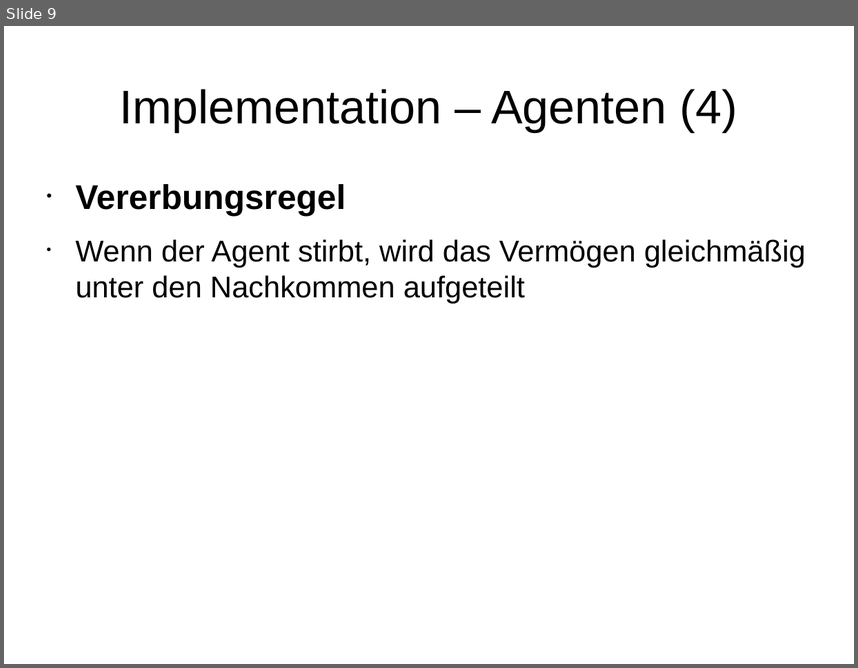
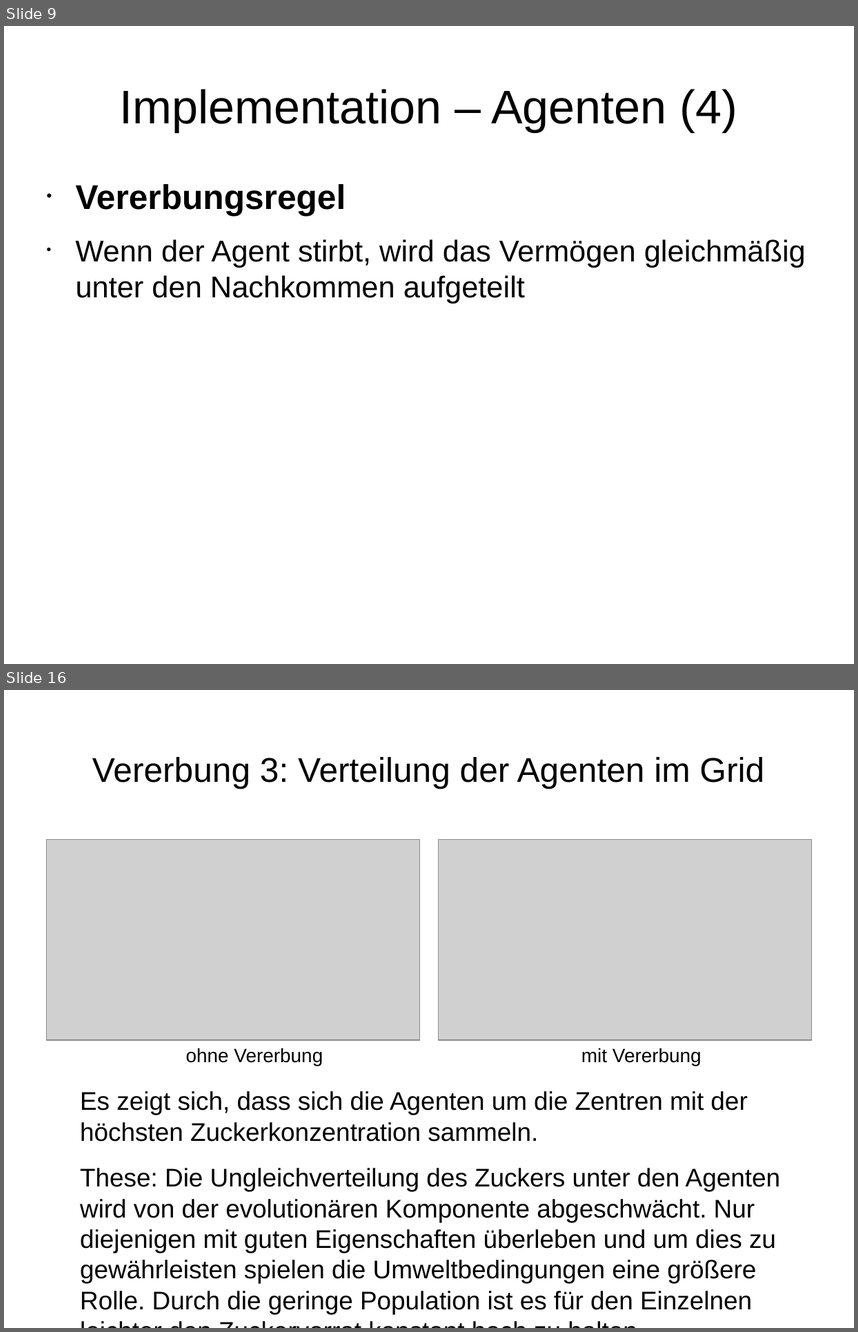
Before and after one commit to wsmirnow/Sugarscape, a slide deck: Presentation/Presentation.odp. Shown one above the other, each under a label of ours: slide 9 before the commit, slides 9 and 16 after it; the slides between them are not shown. The pictures are 858x668 and 858x1332 pixels, drawn with LibreOffice and Linux fonts; fonts in the diff are those of the drawing; grey boxes stand for pictures. Boxes give left, top, right and bottom in pixels: in the first picture for what was removed or moved away, otherwise in the second. Text is boxed around its words. In the diff, an @@ line names an element or a change of style, - is before the commit and + after.

```diff
--- a/Presentation/Presentation.odp
+++ b/Presentation/Presentation.odp
@@ slide 16 added at (4,690,854,1328), background #FFFFFF @@
@@ title added at (92,757,764,789), 32 pt, text #000000 @@
+Vererbung 3: Verteilung der Agenten im Grid
@@ picture added at (46,839,420,1039) @@
@@ picture added at (438,839,812,1039) @@
@@ text added at (186,1047,323,1065), 18 pt, text #000000 @@
+ohne Vererbung
@@ text added at (582,1047,702,1065), 18 pt, text #000000 @@
+mit Vererbung
@@ text added at (80,1091,780,1314), 23.8 pt, text #000000 @@
+Es zeigt sich, dass sich die Agenten um die Zentren mit der höchsten Zuckerkonzentration sammeln.
+These: Die Ungleichverteilung des Zuckers unter den Agenten wird von der evolutionären Komponente abgeschwächt. Nur diejenigen mit guten Eigenschaften überleben und um dies zu gewährleisten spielen die Umweltbedingungen eine größere Rolle. Durch die geringe Population ist es für den Einzelnen leichter den Zuckervorrat konstant hoch zu halten.
```
Also in this commit, not shown: 9 other slides added.
